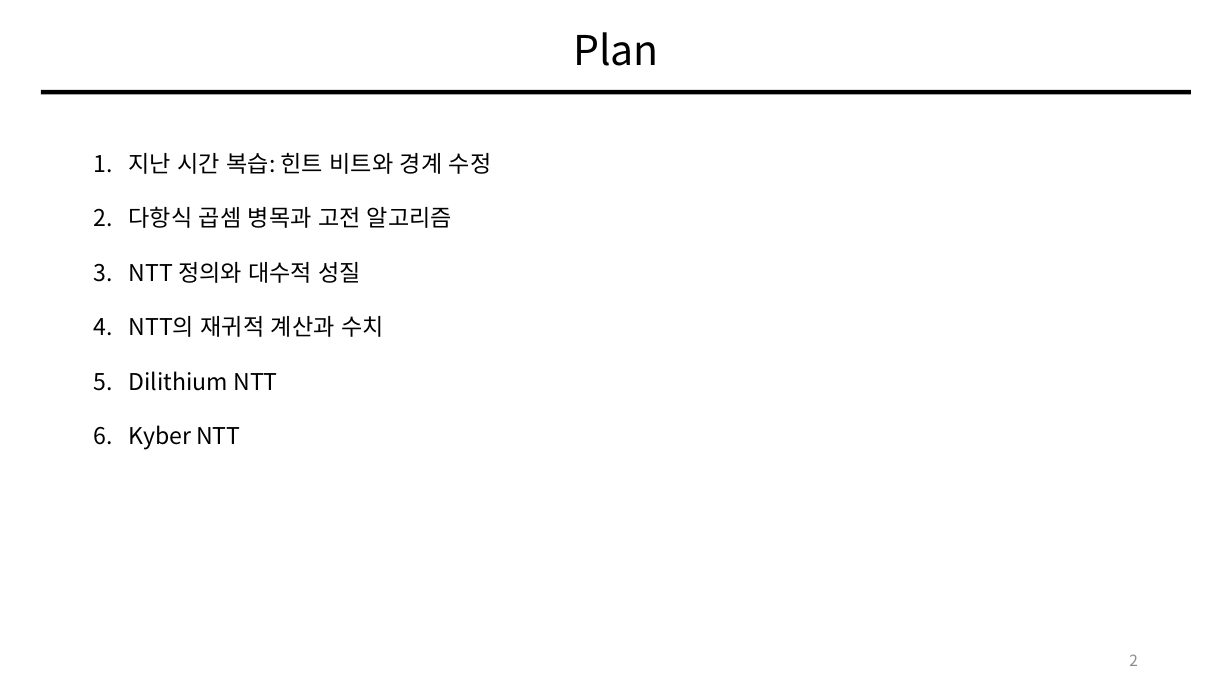
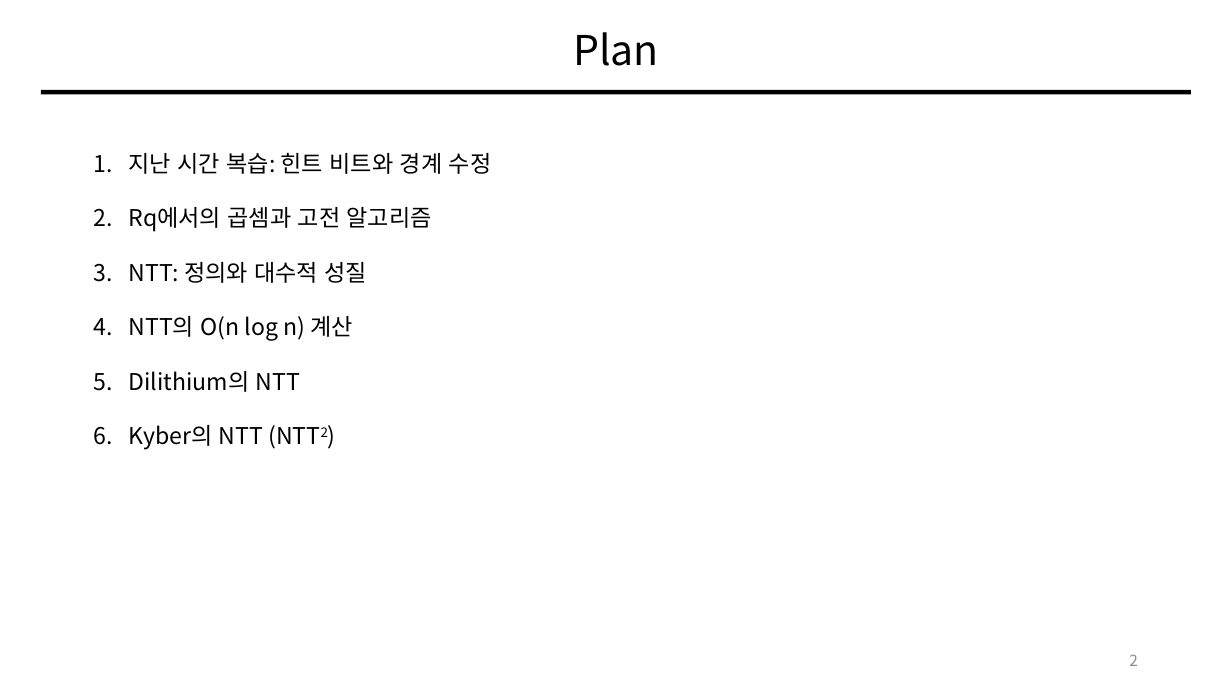
Before and after one commit to giyuubin/PQC, a slide deck: slide 2 of presentation/0828_13_Number-Theoretic-Transform.pptx. Drawn at 1232x693 pixels with LibreOffice and Linux fonts; fonts in the diff are those of the drawing. Boxes give left, top, right and bottom in pixels: in the first picture for what was removed or moved away, otherwise in the second. Text is boxed around its words. In the diff, an @@ line names an element or a change of style, - is before the commit and + after.

```diff
--- a/presentation/0828_13_Number-Theoretic-Transform.pptx
+++ b/presentation/0828_13_Number-Theoretic-Transform.pptx
@@ text at (129, 207, 432, 450): text changed @@
-2. 다항식 곱셈 병목과 고전 알고리즘
-3. NTT 정의와 대수적 성질
-4. NTT의 재귀적 계산과 수치
-5. Dilithium NTT
-6. Kyber NTT
+2. Rq에서의 곱셈과 고전 알고리즘
+3. NTT: 정의와 대수적 성질
+4. NTT의 O(n log n) 계산
+5. Dilithium의 NTT
+6. Kyber의 NTT (NTT2)
```
Also in this commit, not shown: 32 other slides changed, 9 slides added.
